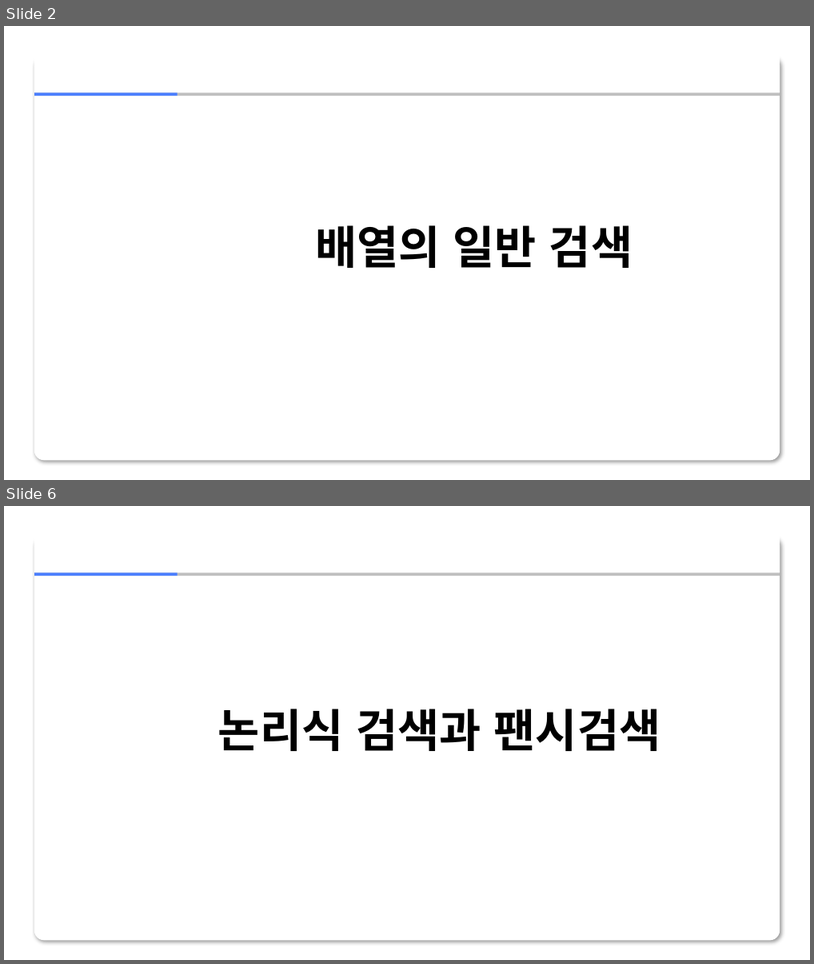
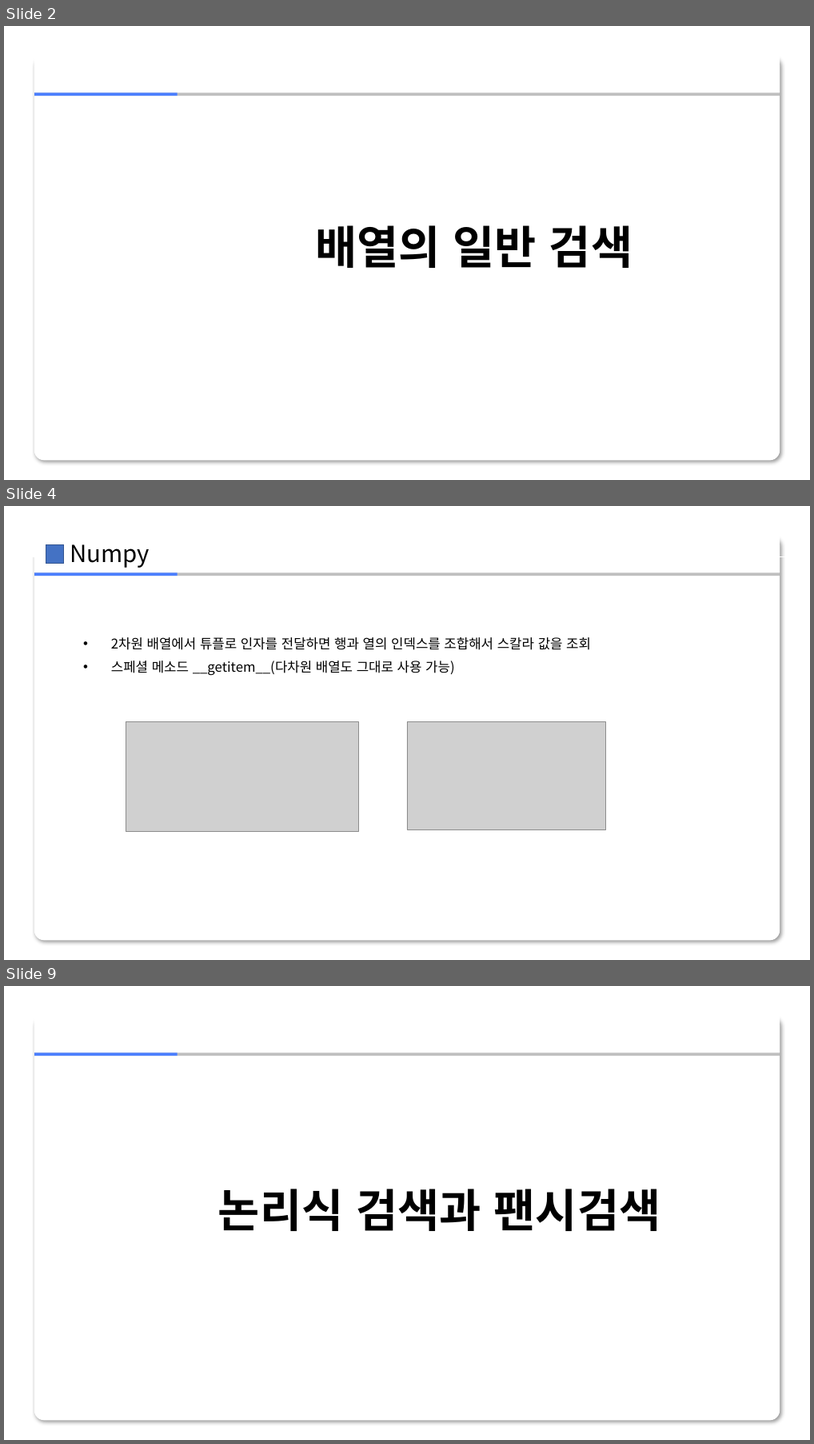
Before and after one commit to zerosum99/numpy_itple, a slide deck: 03장/[넘파이]03장.pptx. Shown one above the other, each under a label of ours: slides 2 and 6 before the commit, slides 2, 4 and 9 after it; the slides between them are not shown. The pictures are 814x964 and 814x1444 pixels, drawn with LibreOffice and Linux fonts; fonts in the diff are those of the drawing; grey boxes stand for pictures; background and template pictures are left out. Boxes give left, top, right and bottom in pixels: in the first picture for what was removed or moved away, otherwise in the second. Text is boxed around its words. In the diff, an @@ line names an element or a change of style, - is before the commit and + after.

```diff
--- a/03장/[넘파이]03장.pptx
+++ b/03장/[넘파이]03장.pptx
@@ slide 4 added at <box>4,506,810,960</box>, background #FFFFFF; not listed: 4 template elements that a slide beside it also shows @@
@@ rectangle added at <box>21,521,66,557</box>, fill #FFFFFF @@
@@ rectangle added at <box>46,544,64,563</box>, fill #4472C4, outline #325491 1 pt @@
@@ text added at <box>70,544,150,568</box>, 28 pt, text #000000 @@
+Numpy
@@ line added from (65, 556) to (804, 556), #FFFFFF 0.5 pt @@
@@ text added at <box>111,637,591,676</box>, 16 pt, text #000000 @@
+• 2차원 배열에서 튜플로 인자를 전달하면 행과 열의 인덱스를 조합해서 스칼라 값을 조회
+• 스페셜 메소드 __getitem__(다차원 배열도 그대로 사용 가능)
@@ text added at <box>241,637,278,650</box>, 18 pt, text #FFFFFF @@
+색인검색
@@ picture added at <box>126,721,358,831</box> @@
@@ picture added at <box>407,721,606,829</box> @@
@@ what was slide 6 is now slide 9 @@
```
Also in this commit, not shown: 12 slides changed, 22 other slides added, 3 slides removed, 1 other file.
